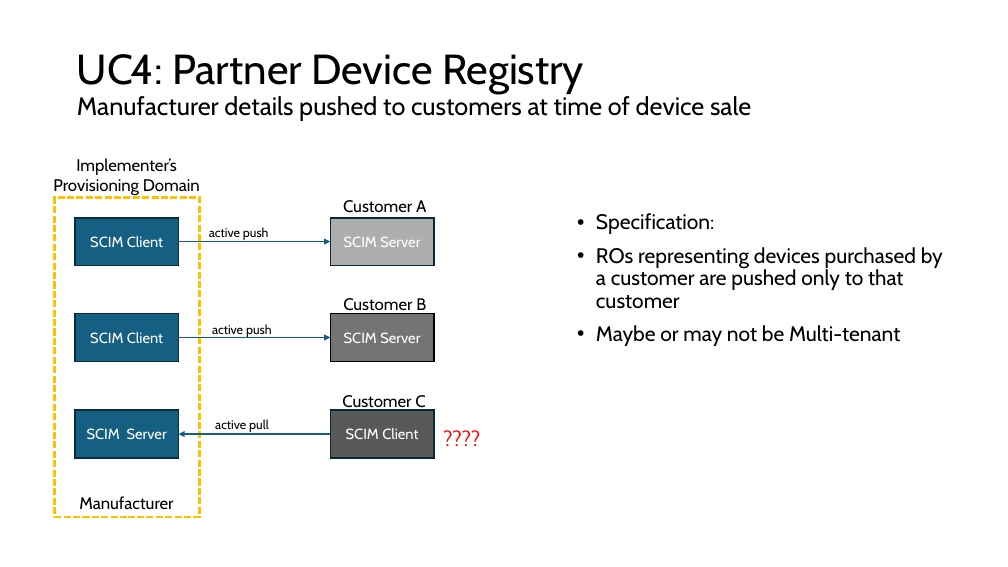
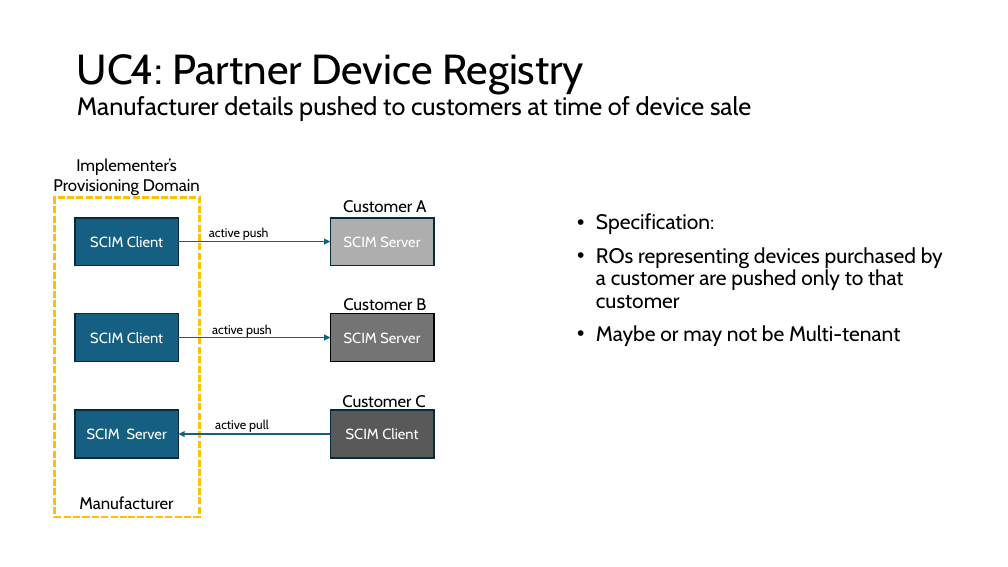
Before and after one commit to pamelatech/scim-use-case-revamp, a slide deck: slide 27 of Use Cases 16 Apr 2024.pptx. Drawn at 1008x567 pixels with LibreOffice and Linux fonts; fonts in the diff are those of the drawing. Boxes give left, top, right and bottom in pixels: in the first picture for what was removed or moved away, otherwise in the second. Text is boxed around its words. In the diff, an @@ line names an element or a change of style, - is before the commit and + after.

```diff
--- a/Use Cases 16 Apr 2024.pptx
+++ b/Use Cases 16 Apr 2024.pptx
@@ text removed at (436,424,524,462) @@
-????
```
Also in this commit, not shown: 1 other slide changed, 1 other file.
